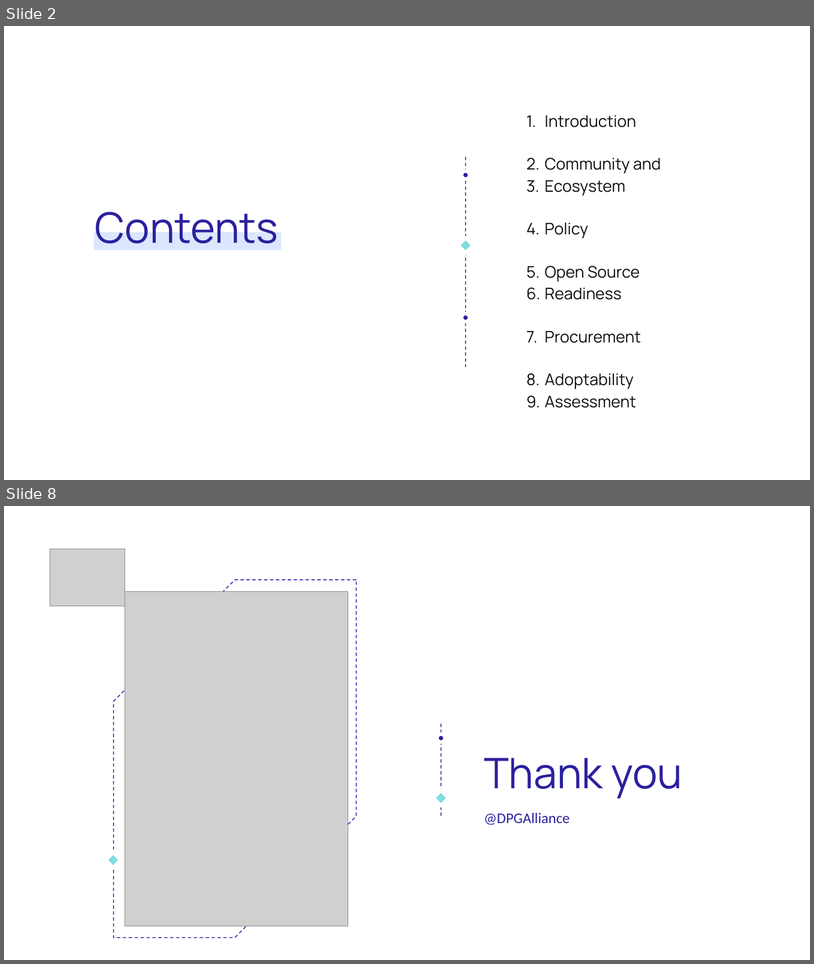
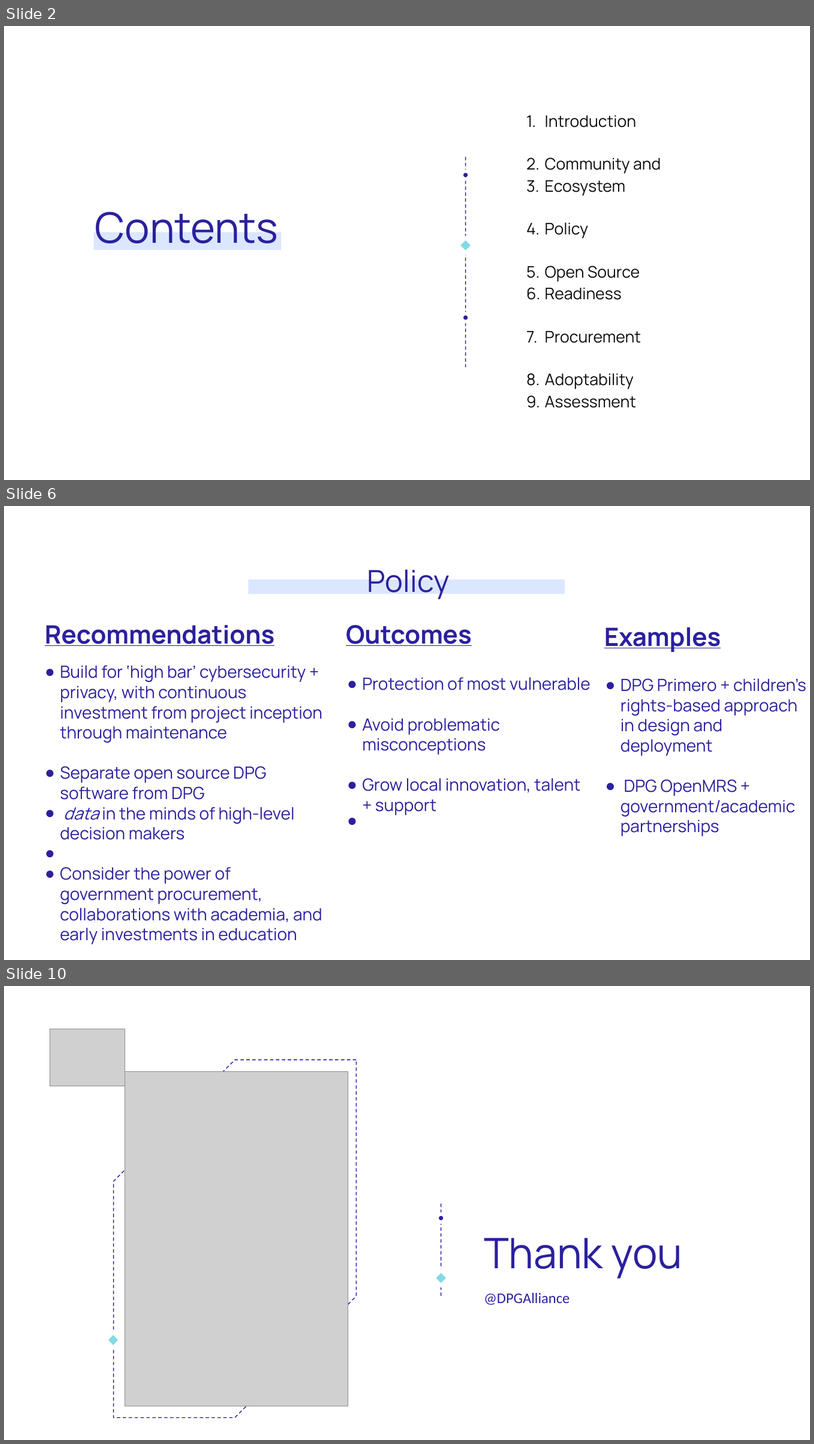
Before and after one commit to unicef/publicgoods-toolkit, a slide deck: dpg-toolkit-overview.odp. Shown one above the other, each under a label of ours: slides 2 and 8 before the commit, slides 2, 6 and 10 after it; the slides between them are not shown. The pictures are 814x964 and 814x1444 pixels, drawn with LibreOffice and Linux fonts; fonts in the diff are those of the drawing; grey boxes stand for pictures. Boxes give left, top, right and bottom in pixels: in the first picture for what was removed or moved away, otherwise in the second. Text is boxed around its words. In the diff, an @@ line names an element or a change of style, - is before the commit and + after.

```diff
--- a/dpg-toolkit-overview.odp
+++ b/dpg-toolkit-overview.odp
@@ slide 6 added at (4,506,810,960), background #FFFFFF @@
@@ text added at (368,570,450,599), 72 pt, text #2B209E @@
+Policy
@@ rectangle added at (248,580,565,594), fill #D8E5FF at 90% opacity @@
@@ text added at (45,625,275,646), 60 pt, text #2B209E, bold, underline @@
+Recommendations
@@ text added at (346,625,472,646), 60 pt, text #2B209E, bold, underline @@
+Outcomes
@@ text added at (605,627,722,652), 60 pt, text #2B209E, bold, underline @@
+Examples
@@ text added at (60,665,323,944), 40 pt, text #2B209E @@
+● Build for ‘high bar’ cybersecurity + privacy, with continuous investment from project inception through maintenance
+● Separate open source DPG software from DPG
+● data in the minds of high-level decision makers
+● Consider the power of government procurement, collaborations with academia, and early investments in education
@@ text added at (362,677,591,815), 40 pt, text #2B209E @@
+● Protection of most vulnerable
+● Avoid problematic misconceptions
+● Grow local innovation, talent + support
@@ text added at (621,678,807,836), 40 pt, text #2B209E @@
+● DPG Primero + children’s rights-based approach in design and deployment
+● DPG OpenMRS + government/academic partnerships
@@ what was slide 8 is now slide 10 @@
```
Also in this commit, not shown: 3 slides changed, 3 other slides added, 2 slides removed, 2 other files.
